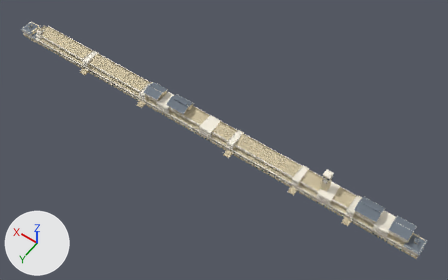
The glTF model assets/models/architecture/ascot_main_stand_far.glb as it was, and as the next commit left it.
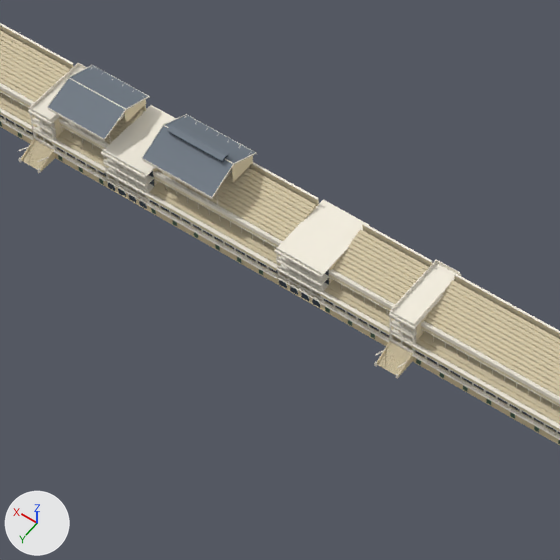
There are two pictures of each version: one whole from a 50 mm camera at (-113.1, 313.7, 508.8) aimed at (116.1, -7.3, 4.4), one close up on the part from 29% to 60% of the width and 24% to 72% of the height. Every picture has the same lights, and +X, +Y and +Z are marked at lower left. The older version's two pictures come first. Vertices at exactly the same position are counted once.

Objects in the first close-up: 'ascot_stand_far_glass', 'ascot_stand_far_iron', 'ascot_stand_far_podium', 'ascot_stand_far_roof', 'ascot_stand_far_steps', 'ascot_stand_far_trim', 'ascot_stand_far_wall' and 1 more.
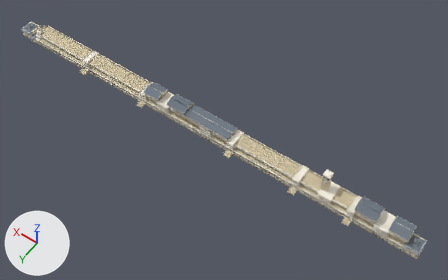
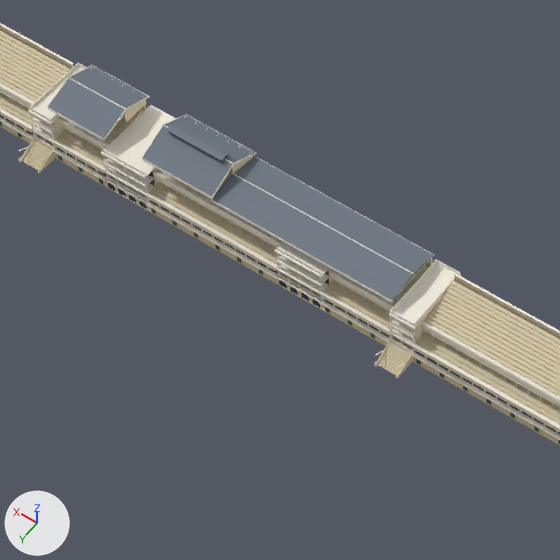
Changed parts and their boxes [x1, y1, x2, y2] in the close-ups (560 x 560 px):
'ascot_stand_far_roof', reshaped: before [48, 65, 255, 198]; after [48, 65, 434, 301]
part 1 of me_ascot_stand_far_roof, added: after [212, 156, 434, 301]
part 2 of me_ascot_stand_far_trim, built on: before [60, 155, 394, 308]; after [53, 151, 434, 309]

What the commit changed:
me_ascot_stand_far_roof is used by ob_ascot_stand_far_roof; location (0.0, 0.0, 0.0).
me_ascot_stand_far_roof had 102 vertices, 160 faces and spanned x -103.0..406.0, y -19.0..1.0, z 6.0..26.0.
me_ascot_stand_far_roof now has 126 vertices, 212 faces and spans x -103.0..406.0, y -19.0..1.0, z 6.0..26.0.
me_ascot_stand_far_roof part 1: a new loose piece of 24 vertices spanning x 108.0..164.0, y -19.0..-1.0, z 18.0..20.0, in mat_gs_roof (greyish blue #6e7883).
me_ascot_stand_far_trim is used by ob_ascot_stand_far_trim; location (0.0, 0.0, 0.0).
me_ascot_stand_far_trim had 16171 vertices, 23867 faces and spanned x -103.0..406.0, y -20.0..7.0, z 0.0..37.0.
me_ascot_stand_far_trim now has 16492 vertices, 24358 faces and spans x -103.0..406.0, y -20.0..7.0, z 0.0..37.0.
me_ascot_stand_far_trim part 2: 17 vertices moved within x 108.0..198.0, y -3.0..0.0, z 3.0..12.0; 161 vertices added at x 107.0..164.0, y -19.0..-1.0, z 12.0..20.0.
Other edits to the shape of me_ascot_stand_far_trim do not show in these pictures.
